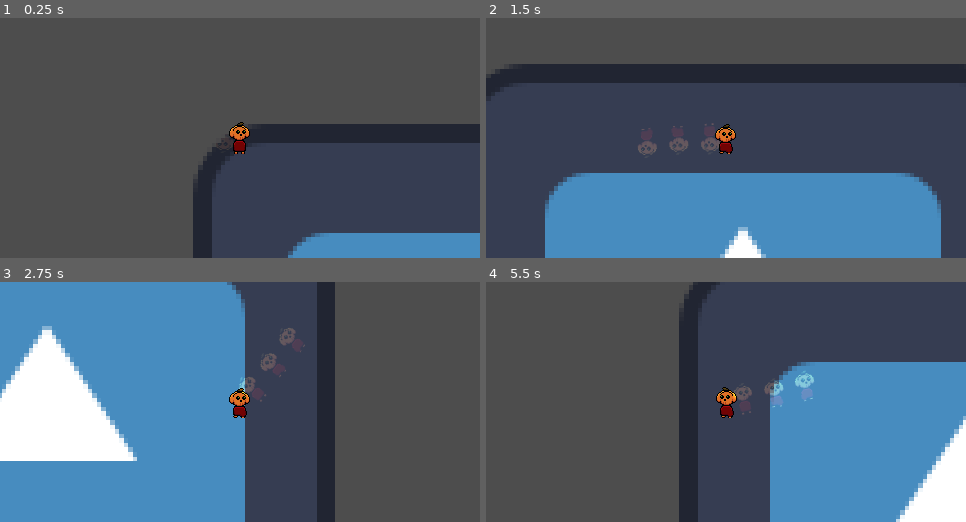
Above: before the commit, frames 1-4 (two rows, left to right).
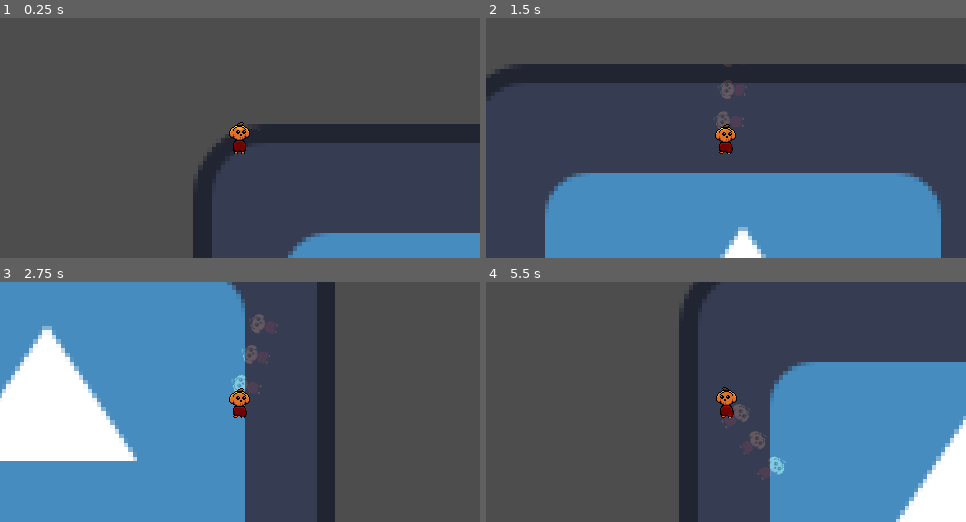
Above: after the commit, the same moments.

Repository: Guigo-dev/SpookyGame2026
Game: Godot game, scene res://Scenes/fase.tscn
The game is run twice, just before and just after one commit, with the same random seed, the same clock (stepped at 60 frames per second) and the same inputs. The engine's default icon, where the game draws it, is replaced by a stand-in: a white triangle on a blue panel in a dark square.
Inputs (mouse positions are in pixels of both pictures, inside the frame that each line leads up to):
- Up to frame 1 (0.25 s): no input
- Up to frame 2 (1.5 s): tap Enter at 0.5 s; move the mouse to (831, 126) at 0.52 s; hold Right (ui_right) 0.53-1.28 s; move the mouse to (630, 150) at 1.27 s; hold Down (ui_down) from 1.28 s (still down)
- Up to frame 3 (2.75 s): move the mouse to (288, 349) at 2.02 s; release Down (ui_down) at 2.03 s; hold Right (ui_right) from 2.03 s (still down)
- Up to frame 4 (5.5 s): move the mouse to (702, 450) at 2.77 s; release Right (ui_right) at 2.78 s; hold Up (ui_up) 2.78-3.53 s; move the mouse to (870, 438) at 3.52 s; hold Left (ui_left) 3.53-5.03 s; move the mouse to (582, 366) at 4.27 s; move the mouse to (750, 402) at 5.02 s; hold Down (ui_down) from 5.03 s (still down)

The runs differ from the first frame. In frame 1, less than 0.1% of the frame differs, in the area x 45-55%, y 43-55%; in frame 2, 0.8%; in frame 3, 0.8%; in frame 4, 1.1%, in the area x 48-69%, y 37-83%.

Commit message:
giro lentinhooo e wasd

Diff:
--- a/Scenes/player.gd
+++ b/Scenes/player.gd
@@ -6,10 +6,9 @@
 @export var sprite_2d: AnimatedSprite2D
 
 
-
 func _physics_process(delta: float) -> void:
 
-	var direction := Input.get_vector("ui_left", "ui_right", "ui_up","ui_down")
+	var direction := Input.get_vector("ui_left", "ui_right", "ui_up", "ui_down")
 
 	if direction.x < 0:
 		sprite_2d.flip_h = true
@@ -26,5 +25,4 @@
 	else:
 		sprite_2d.play("idle")
 
-
 	move_and_slide()
--- a/Scenes/point_light_2d.gd
+++ b/Scenes/point_light_2d.gd
@@ -1,12 +1,16 @@
 extends PointLight2D
 @onready var player: CharacterBody2D = $".."
 
+
 # Called when the node enters the scene tree for the first time.
 func _ready() -> void:
+	Input.mouse_mode = Input.MOUSE_MODE_HIDDEN
 	pass # Replace with function body.
 
 
 func _physics_process(delta: float) -> void:
 
-	var mouse = get_global_mouse_position()
-	look_at(mouse)
+	var rotation_speed = 2
+	var mouse_position = get_global_mouse_position()
+	var target_angle = global_position.angle_to_point(mouse_position)
+	rotation = lerp_angle(rotation, target_angle, rotation_speed * delta)
--- a/project.godot
+++ b/project.godot
@@ -22,6 +22,41 @@
 window/size/mode=2
 window/stretch/mode="viewport"
 
+[input]
+
+ui_left={
+"deadzone": 0.5,
+"events": [Object(InputEventKey,"resource_local_to_scene":false,"resource_name":"","device":16,"window_id":0,"alt_pressed":false,"shift_pressed":false,"ctrl_pressed":false,"meta_pressed":false,"pressed":false,"keycode":4194319,"physical_keycode":0,"key_label":0,"unicode":0,"location":0,"echo":false,"script":null)
+, Object(InputEventJoypadButton,"resource_local_to_scene":false,"resource_name":"","device":-1,"button_index":13,"pressure":0.0,"pressed":false,"script":null)
+, Object(InputEventJoypadMotion,"resource_local_to_scene":false,"resource_name":"","device":-1,"axis":0,"axis_value":-1.0,"script":null)
+, Object(InputEventKey,"resource_local_to_scene":false,"resource_name":"","device":-1,"window_id":0,"alt_pressed":false,"shift_pressed":false,"ctrl_pressed":false,"meta_pressed":false,"pressed":false,"keycode":0,"physical_keycode":65,"key_label":0,"unicode":97,"location":0,"echo":false,"script":null)
+]
+}
+ui_right={
+"deadzone": 0.5,
+"events": [Object(InputEventKey,"resource_local_to_scene":false,"resource_name":"","device":16,"window_id":0,"alt_pressed":false,"shift_pressed":false,"ctrl_pressed":false,"meta_pressed":false,"pressed":false,"keycode":4194321,"physical_keycode":0,"key_label":0,"unicode":0,"location":0,"echo":false,"script":null)
+, Object(InputEventJoypadButton,"resource_local_to_scene":false,"resource_name":"","device":-1,"button_index":14,"pressure":0.0,"pressed":false,"script":null)
+, Object(InputEventJoypadMotion,"resource_local_to_scene":false,"resource_name":"","device":-1,"axis":0,"axis_value":1.0,"script":null)
+, Object(InputEventKey,"resource_local_to_scene":false,"resource_name":"","device":-1,"window_id":0,"alt_pressed":false,"shift_pressed":false,"ctrl_pressed":false,"meta_pressed":false,"pressed":false,"keycode":0,"physical_keycode":68,"key_label":0,"unicode":100,"location":0,"echo":false,"script":null)
+]
+}
+ui_up={
+"deadzone": 0.5,
+"events": [Object(InputEventKey,"resource_local_to_scene":false,"resource_name":"","device":16,"window_id":0,"alt_pressed":false,"shift_pressed":false,"ctrl_pressed":false,"meta_pressed":false,"pressed":false,"keycode":4194320,"physical_keycode":0,"key_label":0,"unicode":0,"location":0,"echo":false,"script":null)
+, Object(InputEventJoypadButton,"resource_local_to_scene":false,"resource_name":"","device":-1,"button_index":11,"pressure":0.0,"pressed":false,"script":null)
+, Object(InputEventJoypadMotion,"resource_local_to_scene":false,"resource_name":"","device":-1,"axis":1,"axis_value":-1.0,"script":null)
+, Object(InputEventKey,"resource_local_to_scene":false,"resource_name":"","device":-1,"window_id":0,"alt_pressed":false,"shift_pressed":false,"ctrl_pressed":false,"meta_pressed":false,"pressed":false,"keycode":0,"physical_keycode":87,"key_label":0,"unicode":119,"location":0,"echo":false,"script":null)
+]
+}
+ui_down={
+"deadzone": 0.5,
+"events": [Object(InputEventKey,"resource_local_to_scene":false,"resource_name":"","device":16,"window_id":0,"alt_pressed":false,"shift_pressed":false,"ctrl_pressed":false,"meta_pressed":false,"pressed":false,"keycode":4194322,"physical_keycode":0,"key_label":0,"unicode":0,"location":0,"echo":false,"script":null)
+, Object(InputEventJoypadButton,"resource_local_to_scene":false,"resource_name":"","device":-1,"button_index":12,"pressure":0.0,"pressed":false,"script":null)
+, Object(InputEventJoypadMotion,"resource_local_to_scene":false,"resource_name":"","device":-1,"axis":1,"axis_value":1.0,"script":null)
+, Object(InputEventKey,"resource_local_to_scene":false,"resource_name":"","device":-1,"window_id":0,"alt_pressed":false,"shift_pressed":false,"ctrl_pressed":false,"meta_pressed":false,"pressed":false,"keycode":0,"physical_keycode":83,"key_label":0,"unicode":115,"location":0,"echo":false,"script":null)
+]
+}
+
 [physics]
 
 3d/physics_engine="Jolt Physics"
